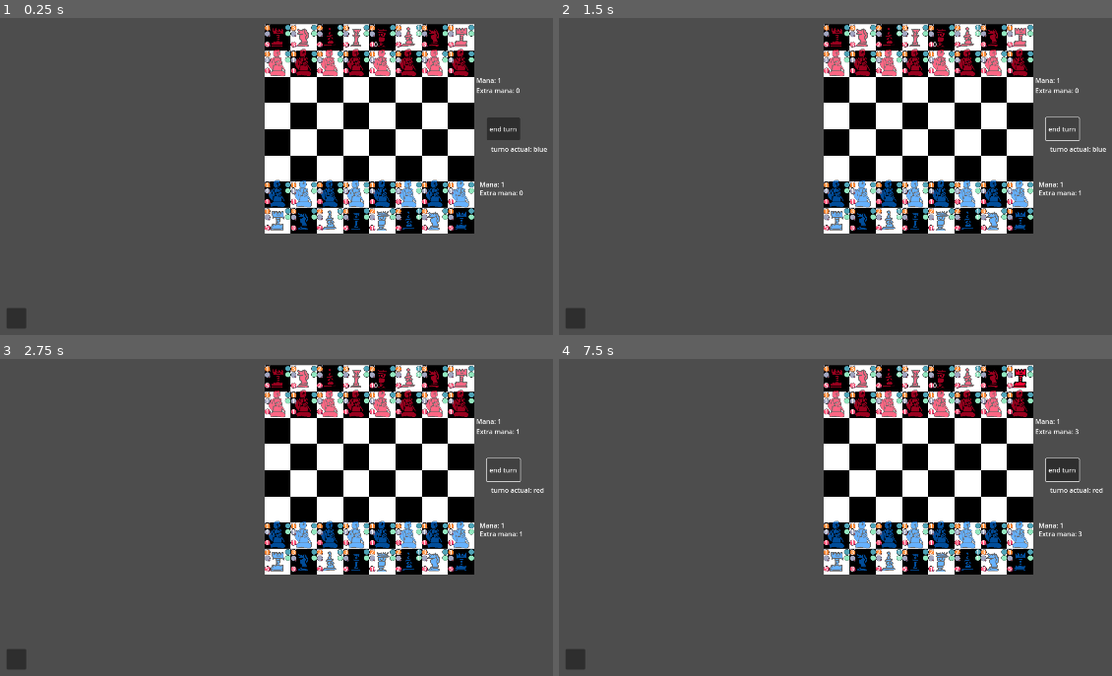
Above: before the commit, frames 1-4 (two rows, left to right).
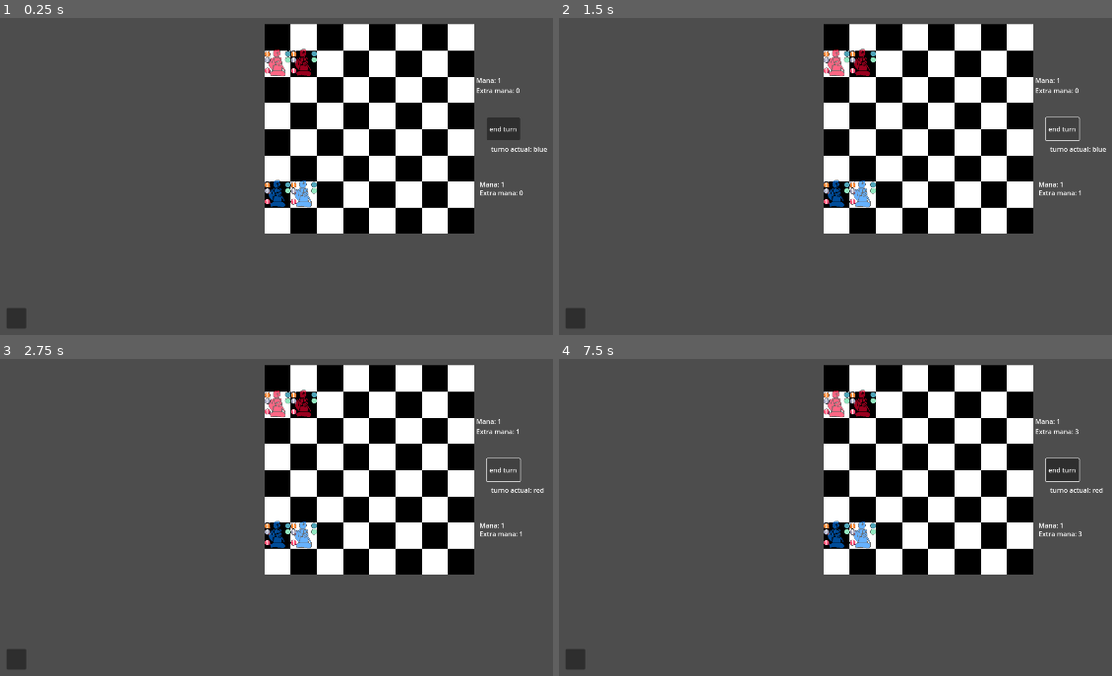
Above: after the commit, the same moments.

Repository: Naitais/chess_prototipo
Game: Godot game, scene res://scenes/main.tscn
Same seed, same stepped clock (60 frames per second), same inputs: the game is played once before the commit and once after it. The engine's default icon, where the game draws it, is replaced by a stand-in: a white triangle on a blue panel in a dark square.
Inputs (mouse positions are in pixels of both pictures, inside the frame that each line leads up to):
- Up to frame 1 (0.25 s): no input
- Up to frame 2 (1.5 s): click "end turn" at 0.5 s; click "end turn" at 1.25 s
- Up to frame 3 (2.75 s): click "end turn" at 2 s
- Up to frame 4 (7.5 s): tap Enter at 2.75, 4.25, 5.75 s; move the mouse to (929, 469) at 2.77 s; click (929, 469) at 2.85 s; tap Space at 3.5, 5, 6.5 s; move the mouse to (940, 378) at 3.52 s; right-click (940, 378) at 3.6 s; move the mouse to (863, 378) at 4.27 s; click (863, 378) at 4.35 s; move the mouse to (995, 378) at 5.02 s; right-click (995, 378) at 5.1 s; move the mouse to (912, 378) at 5.77 s; click (912, 378) at 5.85 s; move the mouse to (835, 378) at 6.52 s; right-click (835, 378) at 6.6 s; move the mouse to (1017, 378) at 7.27 s; click (1017, 378) at 7.35 s

The runs differ from the first frame. In frame 1, 5.4% of the frame differs, in the area x 47-86%, y 1-68%; in frame 2, 5.4%; in frame 3, 5.4%; in frame 4, 5.4%.

Commit message:
trabajando en states de cada pieza para la primera habilidad pasiva

Diff:
--- a/scenes/jugador.tscn
+++ b/scenes/jugador.tscn
@@ -1,11 +1,6 @@
-[gd_scene load_steps=8 format=3 uid="uid://v36qteennc35"]
+[gd_scene load_steps=3 format=3 uid="uid://v36qteennc35"]
 
 [ext_resource type="Script" path="res://scripts/jugador.gd" id="1_3fj0r"]
-[ext_resource type="PackedScene" uid="uid://64iv6ktxuxgk" path="res://scenes/bishop.tscn" id="2_vx4o5"]
-[ext_resource type="PackedScene" uid="uid://cwemggqjy3icr" path="res://scenes/caballero.tscn" id="3_1bwpu"]
-[ext_resource type="PackedScene" uid="uid://yyp8uwu3eenw" path="res://scenes/king.tscn" id="4_i26kw"]
-[ext_resource type="PackedScene" uid="uid://dh65ow8l6pld7" path="res://scenes/queen.tscn" id="6_cdsm0"]
-[ext_resource type="PackedScene" uid="uid://cx33v0hplatmn" path="res://scenes/rook.tscn" id="7_mokob"]
 [ext_resource type="PackedScene" uid="uid://bxkhjp7f17v1d" path="res://scenes/royal_soldier/royal_soldier.tscn" id="8_nvywv"]
 
 [node name="jugador" type="Node2D"]
@@ -16,55 +11,9 @@
 
 [node name="piezas" type="Node2D" parent="."]
 
-[node name="king" parent="piezas" instance=ExtResource("4_i26kw")]
-z_index = 1
-position = Vector2(257, 457)
-team = "blue"
-
-[node name="caballero" parent="piezas" instance=ExtResource("3_1bwpu")]
-z_index = 1
-position = Vector2(64, 2)
-
-[node name="caballero2" parent="piezas" instance=ExtResource("3_1bwpu")]
-z_index = 1
-position = Vector2(438, 2)
-team = "blue"
-
-[node name="queen" parent="piezas" instance=ExtResource("6_cdsm0")]
-z_index = 1
-team = "red"
-
-[node name="rook" parent="piezas" instance=ExtResource("7_mokob")]
-z_index = 1
-team = "red"
-
-[node name="rook2" parent="piezas" instance=ExtResource("7_mokob")]
-z_index = 1
-team = "red"
-
-[node name="bishop" parent="piezas" instance=ExtResource("2_vx4o5")]
-z_index = 1
-team = "red"
-
-[node name="bishop2" parent="piezas" instance=ExtResource("2_vx4o5")]
-z_index = 1
-team = "red"
-
 [node name="royal_soldier" parent="piezas" instance=ExtResource("8_nvywv")]
 
 [node name="royal_soldier2" parent="piezas" instance=ExtResource("8_nvywv")]
-
-[node name="royal_soldier3" parent="piezas" instance=ExtResource("8_nvywv")]
-
-[node name="royal_soldier4" parent="piezas" instance=ExtResource("8_nvywv")]
-
-[node name="royal_soldier5" parent="piezas" instance=ExtResource("8_nvywv")]
-
-[node name="royal_soldier6" parent="piezas" instance=ExtResource("8_nvywv")]
-
-[node name="royal_soldier7" parent="piezas" instance=ExtResource("8_nvywv")]
-
-[node name="royal_soldier8" parent="piezas" instance=ExtResource("8_nvywv")]
 
 [node name="mana_lbl" type="Label" parent="."]
 offset_left = 517.0
--- a/scenes/royal_soldier/royal_soldier.tscn
+++ b/scenes/royal_soldier/royal_soldier.tscn
@@ -16,7 +16,8 @@
 scale = Vector2(1, 1)
 texture = ExtResource("3_wglxw")
 
-[node name="wall_of_pawns" parent="skills" index="0" instance=ExtResource("5_nhkbn")]
+[node name="wall_of_pawns" parent="skills" index="0" node_paths=PackedStringArray("actor") instance=ExtResource("5_nhkbn")]
+actor = NodePath("../..")
 
 [node name="shield_bash" parent="skills" index="1" node_paths=PackedStringArray("actor") instance=ExtResource("5_kuoft")]
 actor = NodePath("../..")
--- a/scripts/board.gd
+++ b/scripts/board.gd
@@ -13,8 +13,6 @@
 	# Initialize the tile dictionary
 	initialize_tile_dict()
 
-
-
 func _physics_process(delta):
 	#update_map_dictionary()
 	#highlight_occupied_tiles()
@@ -23,8 +21,6 @@
 	pass
 
 func initialize_tile_dict() -> void:
-
-
 	for x in range(map_size.x):
 		for y in range(map_size.y):
 			var tile_pos: Vector2 = Vector2(x, y)
@@ -89,6 +85,7 @@
 
 	#print(Global.occupied_positions)
 
+
 #funciones de area para solo mover piezas cuando el mouse esta dentro del tablero
 func _on_board_area_mouse_entered():
 	mouse_inside_board_area = true
@@ -97,7 +94,7 @@
 	mouse_inside_board_area = false
 
 func _on_board_area_body_entered(body):
-	if body is Piece:
+	if body is Piece and body not in Global.pieces_on_board:
 		Global.pieces_on_board.append(body)
 
 func _on_board_area_body_exited(body):
--- a/scripts/managers/global.gd
+++ b/scripts/managers/global.gd
@@ -10,14 +10,20 @@
 var king_check: bool = false
 
 #TODO
-#LOS ELEMENTOS DE LA ESCENA DE LA ACTIVE SKILL SON EL BUG PORQUE EL MOUSE NO DETECTA LA PIEZA QUE ESTA DEBAJO
-#REVISAR BUG EL ERROR QUIZAS SEA LAS SKILLS ESTAN TAPANDO EL LADO DERECHO PRO ESO SOLO PASA EN ROYAL SOLDIER
-#el peon rojo esta bugeado, le falta la posicion ofensiva del lado derecho
-#TODO revisar el numero de countdown como deberia funcionar
 #implementar tooltip
 
 #implementar check del rey (el rey esta en check si esta al alcance de una pieza tanto en mov como en pos of)
 #implementar enroque (castling)
+
+#cada pieza debe tener un array llamado states
+#al inicio de cada turno cada pieza debe correr un metodo que revise que states
+#se encuentran actualmente en el array states y dependiendo de eso
+#se activa el efecto del state mientras exista en el array states de la pieza
+#y de esa manera manejo los estados que afectan a cada pieza
+#esto sirve para ahorrar codigo ya que muchos estados pueden repetirse
+#en distintas skills ya sean pasivas o activas
+#cuando se implemente el metodo que aplique los estados tambien debe llamar al metodo que
+#actualiza los labels asi se refleja automaticamente en las estadisticas de la pieza
 
 #agregar un pequeño icono que identifique que clase de pieza es cada una, una para peon, rey, reina etc
 #asi es facil identificar la clase de cada pieza. quizas esto puede estar en un tooltip con el nombre de la pieza
--- a/scripts/managers/turn_manager.gd
+++ b/scripts/managers/turn_manager.gd
@@ -42,6 +42,9 @@
 	if turns_in_round >= 2:
 		round_counter += 1 # Increment the round counter
 		turns_in_round = 0 # Reset the turn counter for the next round
+
+		#for piece in Global.pieces_on_board:
+		#	print(Global.board.local_to_map(piece.global_position))
 		print("Round:", round_counter)
 
 	# Reset game actions and update labels for both players
--- a/scripts/passive_skill.gd
+++ b/scripts/passive_skill.gd
@@ -7,6 +7,18 @@
 @export var initial_turn_cooldown: int
 @export var on_cooldown: bool = false
 
+func set_state_on_piece(piece: Piece) -> void:
+	if self.skill_name not in piece.states:
+		piece.states.append(self.skill_name)
+		#piece.armor += 1  # Add armor
+		#piece.set_stats()  # Update stats if needed
+
+func remove_state_from_piece(piece: Piece) -> void:
+	if self.skill_name in piece.states:
+		piece.states.erase(self.skill_name)
+		piece.armor -= 1  # Add armor
+		piece.set_stats()  # Update stats if needed
+
 # Called when the node enters the scene tree for the first time.
 func _ready():
 	pass # Replace with function body.
--- a/scripts/piece.gd
+++ b/scripts/piece.gd
@@ -30,6 +30,7 @@
 @onready var active_effects: Array
 
 
+var states: Array
 var square_positions: Array
 var posiciones_de_ataque: Array #posiciones que tiene la pieza para atacar segun su posicion actual
 								#rey, reina y caballo tienen la misma logica
@@ -52,7 +53,7 @@
 	set_stats()
 
 func _physics_process(delta):
-
+	print(states)
 	#send_to_cemetery()
 	#check_if_active_piece()
 	deselect_piece()
--- a/scripts/royal_soldier/wall_of_pawns.gd
+++ b/scripts/royal_soldier/wall_of_pawns.gd
@@ -9,3 +9,35 @@
 # Called every frame. 'delta' is the elapsed time since the previous frame.
 func _process(delta):
 	super._process(delta)
+	activate_passive_skill()
+
+func activate_passive_skill() -> void:
+	# Clear previous states to start fresh
+	for piece in Global.pieces_on_board:
+		if piece is Pawn and piece.team == actor.team:
+			piece.states.erase(self.skill_name)
+
+	# Iterate over all pieces to check for neighbors
+	for piece in Global.pieces_on_board:
+		if piece is Pawn and piece.team == actor.team:
+			var piece_pos: Vector2 = Global.board.local_to_map(piece.global_position)
+			var left_pos: Vector2 = piece_pos + Vector2(-1, 0)
+			var right_pos: Vector2 = piece_pos + Vector2(1, 0)
+
+			for other_piece in Global.pieces_on_board:
+				if other_piece == piece:
+					continue  # Skip itself
+
+				var other_pos: Vector2 = Global.board.local_to_map(other_piece.global_position)
+
+				# If an adjacent pawn is found, add the state
+				if other_piece is Pawn and other_piece.team == actor.team and \
+					(other_pos == left_pos or other_pos == right_pos):
+					if self.skill_name not in piece.states:
+						set_state_on_piece(piece)
+					break  # No need to check further neighbors for this piece
+
+
+	#print(piece_pos.x - 1)
+	#print(piece_pos.x + 1)
+	#print("left :", Global.board.local_to_map(actor.position))
